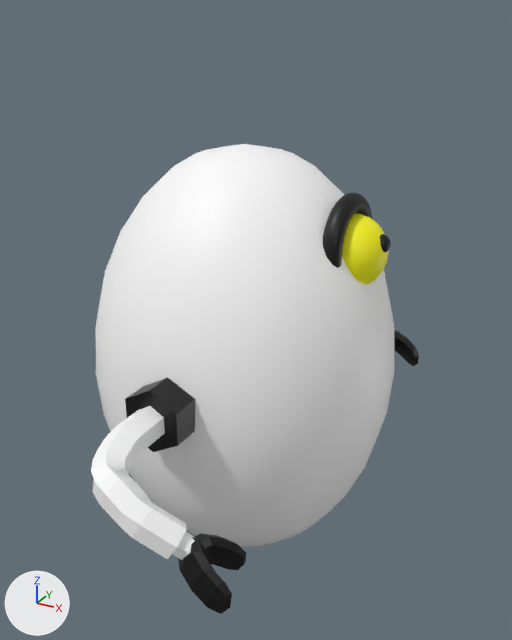
Two versions of the FBX model Assets/AlphaPhases/Models/New Robot Edited.fbx, one commit apart.
Before and after are seen from a camera (50 mm lens) standing at (1.98, -3.47, 1.99) and looking at (0.07, 0.0, 0.25). Lighting does not change. The marker at lower left points along +X, +Y and +Z. Where no turn or scale is listed for an object, it has been applied to the vertices.

The older version as bpy lines, for what is in view:
```python
me_cylinder_003 = bpy.data.meshes.new('Cylinder.003')
me_cylinder_003.from_pydata(...)  # 1894 vertices, 1868 faces; spans x -2.52..2.54, y -2.05..1.89, z -6.75..7.31
# faces by material slot: [410, 312, 464, 576, 8, 98]
me_cylinder_003.materials.append(mat_material_006)  # white #ffffff
me_cylinder_003.materials.append(mat_material_001)  # yellow #fffc00
me_cylinder_003.materials.append(mat_material_002)  # black #000000
me_cylinder_003.materials.append(mat_material_003)  # black #000000
me_cylinder_003.materials.append(mat_material_004)  # black #000000
me_cylinder_003.materials.append(mat_material_005)  # white #ffffff
ob_cylinder_003 = bpy.data.objects.new('Cylinder.003', me_cylinder_003)
ob_cylinder_003.location = (0.0, 0.0, 0.0)
ob_cylinder_003.rotation_euler = (-1.571, -1.793, 0.0)  # degrees (-90, -103, 0)
ob_cylinder_003.scale = (-0.504, -0.504, -0.211)
```
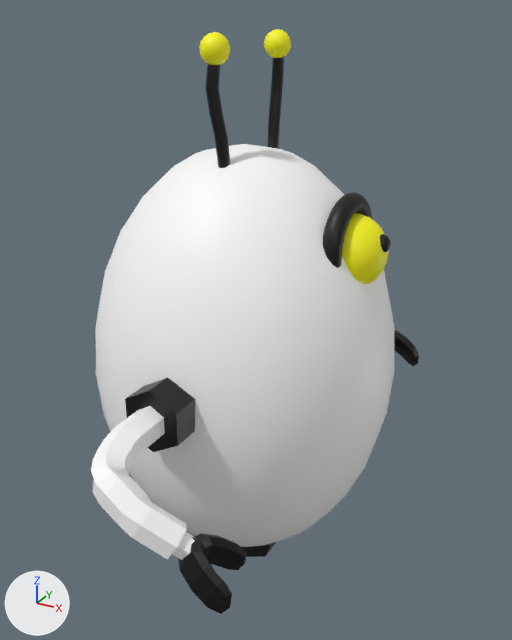
What the commit changed:
Material 'Material.007' (mat_material_007) is new.
Its base color is (1.0, 0.973, 0.0) (yellow #fffc00).
Material 'Material.008' (mat_material_008) is new.
Its base color is (0.0, 0.0, 0.0) (black #000000).
Its roughness is 0.4.
Mesh me_sphere_001 is new.
It is a UV sphere (9 segments, 9 rings, poles along z) spanning x -0.077..0.075, y -0.077..0.074, z -0.078..0.078.
It uses material mat_material_007 (yellow #fffc00).
Mesh me_cylinder_002 is new.
It is a 6-sided cut cone along z (radius 0.237 at the low end, 0.39 at the high end) spanning x -0.338..0.338, y -0.391..0.391, z -0.179..0.179.
It uses material mat_material_002 (black #000000).
Mesh me_sphere is new.
It is a UV sphere (9 segments, 9 rings, poles along z) spanning x -0.076..0.076, y -0.073..0.077, z -0.078..0.078.
It uses material mat_material_001 (yellow #fffc00).
Mesh me_mesh_001 is new.
It has 86 vertices, 84 faces and spans x -0.093..0.031, y -0.046..0.032, z -0.123..0.578.
It uses material mat_material_008 (black #000000).
Mesh me_mesh is new.
It has 86 vertices, 84 faces and spans x -0.04..0.034, y -0.031..0.094, z -0.123..0.578.
It uses material mat_material_002 (black #000000).
Object 'Sphere.001' (ob_sphere_001) is new; it shows me_sphere_001.
Its location is (-0.021, -0.267, 1.802).
Object 'Cylinder.002' (ob_cylinder_002) is new; it shows me_cylinder_002.
Its location is (0.0, 0.0, -1.257).
Object 'Sphere' (ob_sphere) is new; it shows me_sphere.
Its location is (0.001, 0.374, 1.802).
Object 'Cylinder.001' (ob_cylinder_001) is new; it shows me_mesh_001.
Its location is (0.023, -0.264, 1.228).
Object 'Cylinder' (ob_cylinder) is new; it shows me_mesh.
Its location is (0.0, 0.33, 1.228).

Location of each change, (x1, y1, x2, y2) in pixels of the pictures (512 x 640 px):
'Cylinder.001', added (black)
    after: (205, 64, 230, 168)
'Cylinder', added (black)
    after: (268, 57, 284, 149)
'Sphere.001', added (yellow)
    after: (199, 32, 230, 65)
'Sphere', added (yellow)
    after: (264, 29, 291, 58)
'Cylinder.002', added
    after: (241, 542, 276, 557)
